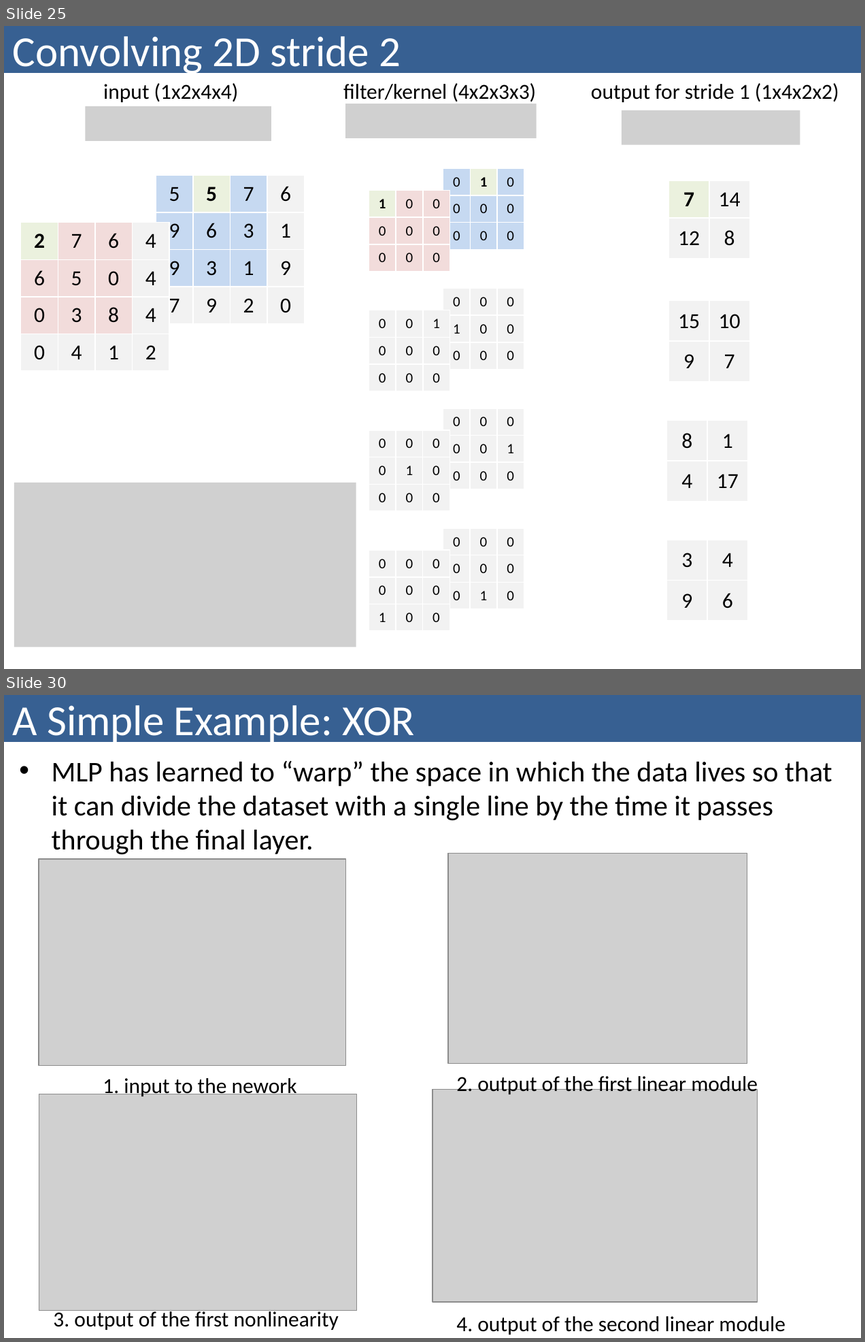
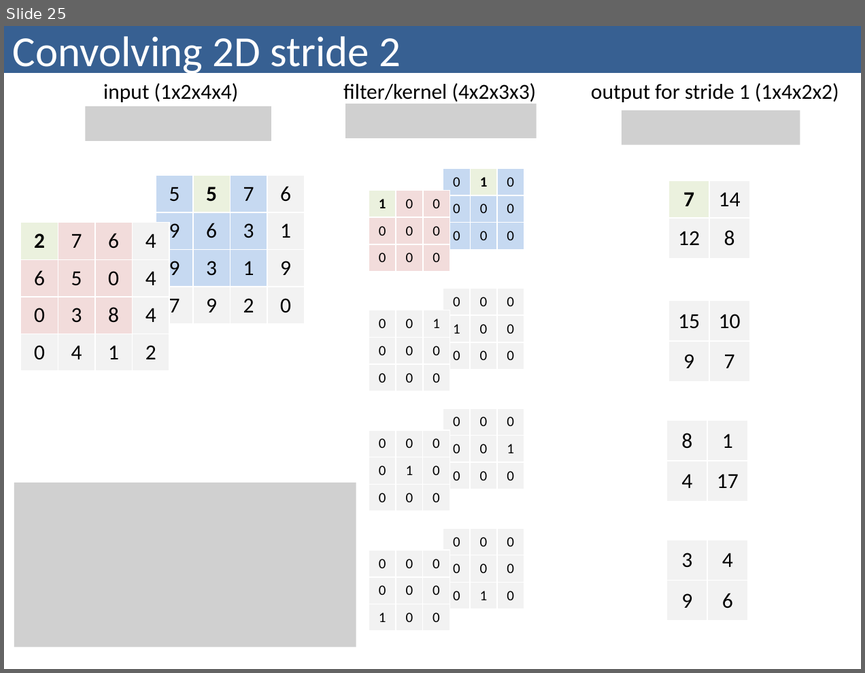
Before and after one commit to bzitko/nlp_repo, a slide deck: slides/nlp p03 feed forward networks/nlp p03.4 convolutional neural network.pptx. Shown one above the other, each under a label of ours: slides 25 and 30 before the commit, slide 25 after it; the slides between them are not shown. The pictures are 865x1342 and 865x673 pixels, drawn with LibreOffice and Linux fonts; fonts in the diff are those of the drawing; grey boxes stand for pictures. Boxes give left, top, right and bottom in pixels: in the first picture for what was removed or moved away, otherwise in the second. Text is boxed around its words. In the diff, an @@ line names an element or a change of style, - is before the commit and + after.

```diff
--- a/slides/nlp p03 feed forward networks/nlp p03.4 convolutional neural network.pptx
+++ b/slides/nlp p03 feed forward networks/nlp p03.4 convolutional neural network.pptx
@@ slide 30 removed at <box>4,695,861,1338</box>, background #FFFFFF @@
@@ title removed at <box>4,695,861,742</box> @@
-A Simple Example: XOR
@@ text removed at <box>52,761,832,855</box> @@
-• MLP has learned to “warp” the space in which the data lives so that it can divide the dataset with a single line by the time it passes through the final layer.
@@ picture removed at <box>448,853,747,1064</box> @@
@@ picture removed at <box>39,859,346,1065</box> @@
@@ text removed at <box>103,1078,297,1098</box> @@
-1. input to the nework
@@ text removed at <box>456,1076,757,1096</box> @@
-2. output of the first linear module
@@ picture removed at <box>39,1094,357,1310</box> @@
@@ picture removed at <box>432,1089,757,1302</box> @@
@@ text removed at <box>53,1308,339,1329</box> @@
-3. output of the first nonlinearity
@@ text removed at <box>456,1316,785,1334</box> @@
-4. output of the second linear module
```
Also in this commit, not shown: 2 slides changed, 4 slides added, 6 other slides removed, 8 other files.
